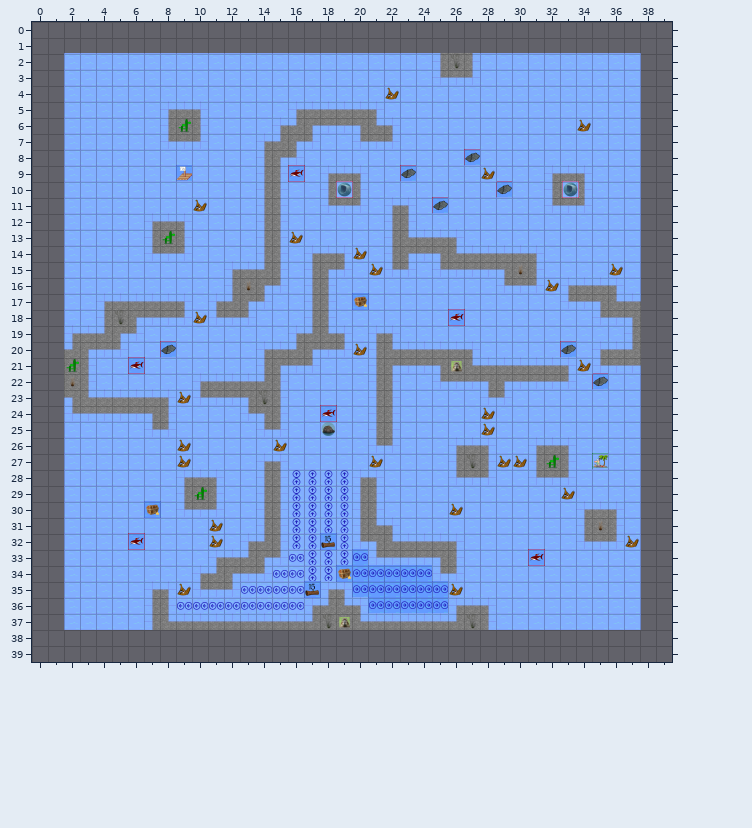
Tiled map (JSON): TechnicalPrototype/desktop/out/production/resources/levels/Maze.json. Above is the file before it was changed.
Cells are 48x48 px. Shown: x 0..39, y 0..39. The old version is drawn lined up with the new one.
After the commit:
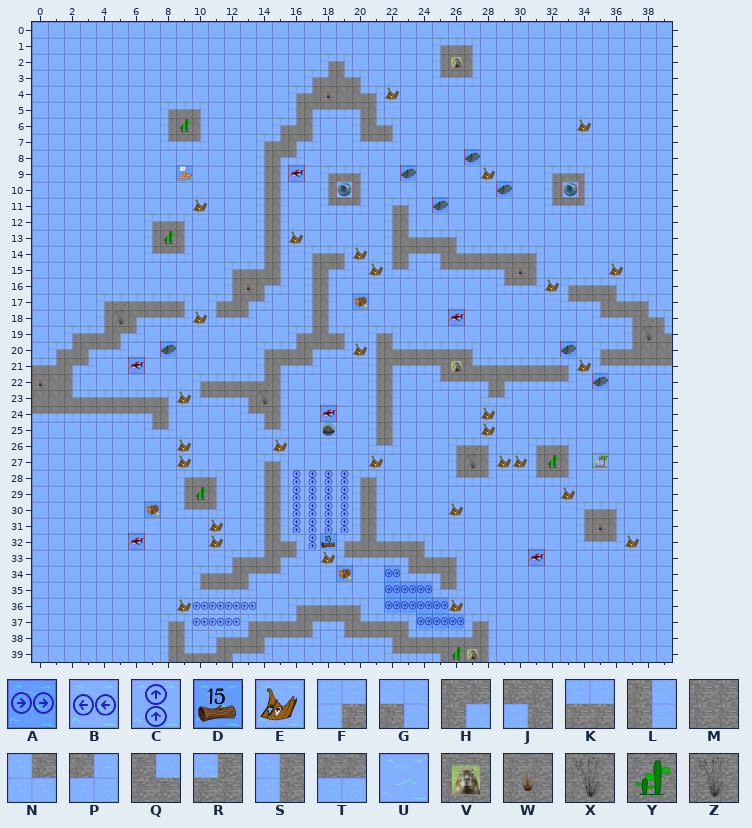
Key: from "updatedTiledSet": A 4 "Current", B 11 "Current", C 13 "Current", D 16 "Wood", E 21 "Wood", F 28 "Rock", G 29 "Rock", H 30 "Rock", J 31 "Rock", K 32 "Rock", L 33 "Rock", M 34 "Rock", N 35 "Rock", P 36 "Rock", Q 37 "Rock", R 38 "Rock", S 39 "Rock", T 40 "Rock", U 41 "Rock", V 62 "Rock", W 63 "Rock", X 64 "Rock", Y 65 "Rock", Z 67 "Rock".
_ is an empty cell, # one hidden under a higher layer.
From old to new:
map size 36x36 -> 40x40 cells (old content now starts at 2,2; both pictures use the new coordinates)
Layer "Environment":
y 0: x 0..39 ________________________________________ -> UUUUUUUUUUUUUUUUUUUUUUUUUUUUUUUUUUUUUUUU
y 1: x 0..39 ________________________________________ -> UUUUUUUUUUUUUUUUUUUUUUUUUFKGUUUUUUUUUUUU
y 2: x 0..1 __ -> UU; x 18..19 UU -> FG; x 26 X -> V; x 38..39 __ -> UU
y 3: x 0..1 __ -> UU; x 17..20 UUUU -> FRQG; x 38..39 __ -> UU
y 4: x 0..1 __ -> UU; x 16..21 UUUUUU -> FRWMQG; x 38..39 __ -> UU
y 5: x 0..1 __ -> UU; x 16..21 FKKKKG -> SHTTJL; x 38..39 __ -> UU
y 6: x 0..1 __ -> UU; x 17..20 HTTJ -> LUUS; x 38..39 __ -> UU
y 7..16: x 0..1 __ -> UU; x 38..39 __ -> UU
y 17: x 0..1 __ -> UU; x 38..39 __ -> GU
y 18: x 0..1 __ -> UU; x 38..39 __ -> QG
y 19: x 0..1 __ -> UU; x 38..39 __ -> ZQ
y 20: x 0..1 __ -> UF; x 38..39 __ -> MM
y 21: x 0..3 __YL -> KRHP; x 38..39 __ -> TT
y 22: x 0..3 __WL -> WMLU; x 38..39 __ -> UU
y 23: x 0..3 __JQ -> MMQK; x 38..39 __ -> UU
y 24: x 0..2 __N -> TTT; x 38..39 __ -> UU
y 25..30: x 0..1 __ -> UU; x 38..39 __ -> UU
y 31: x 0..1 __ -> UU; x 21..22 QG -> LU; x 38..39 __ -> UU
y 32: x 0..1 __ -> UU; x 13..16 FRLC -> USQG; x 19..22 CNJQ -> FRQK; x 24..26 KKG -> GUU; x 38..39 __ -> UU
y 33: x 0..1 __ -> UU; x 11..21 FKRHPBCCCAN -> UFKRHPU#NTT; x 23..26 TTJL -> JQKG; x 38..39 __ -> UU
y 34: x 0..1 __ -> UU; x 11..18 RHTPBBCC -> KRHTPUUU; x 20..21 AA -> UU; x 23..26 AANP -> NTJL; x 38..39 __ -> UU
y 35: x 0..1 __ -> UU; x 7..8 FG -> UU; x 12..21 PBBBB#FGAA -> TPUUUUUUUU; x 25..26 A# -> NP; x 38..39 __ -> UU
y 36: x 0..1 __ -> UU; x 7..8 SL -> UU; x 14..19 BBBFRQ -> UUFKKK; x 21 A -> U; x 26..28 FKG -> #UU; x 38..39 __ -> UU
y 37: x 0..1 __ -> UU; x 7..13 SQKKKKK -> UFGBBBF; x 16..19 KRXV -> RHTJ; x 23..28 KKKRXL -> GAAAFG; x 38..39 __ -> UU
y 38: x 0..39 ________________________________________ -> UUUUUUUUSLUFKRHTTPUNTTJQKKKRLUUUUUUUUUUU
y 39: x 0..39 ________________________________________ -> UUUUUUUUSQKRHTPUUUUUUUNTTJYVLUUUUUUUUUUU
Layer "Collectable":
y 33: x 18 _ -> E
y 35: x 9 E -> _; x 17 D -> _; x 26 E -> _
y 36: x 9 _ -> E; x 26 _ -> E
